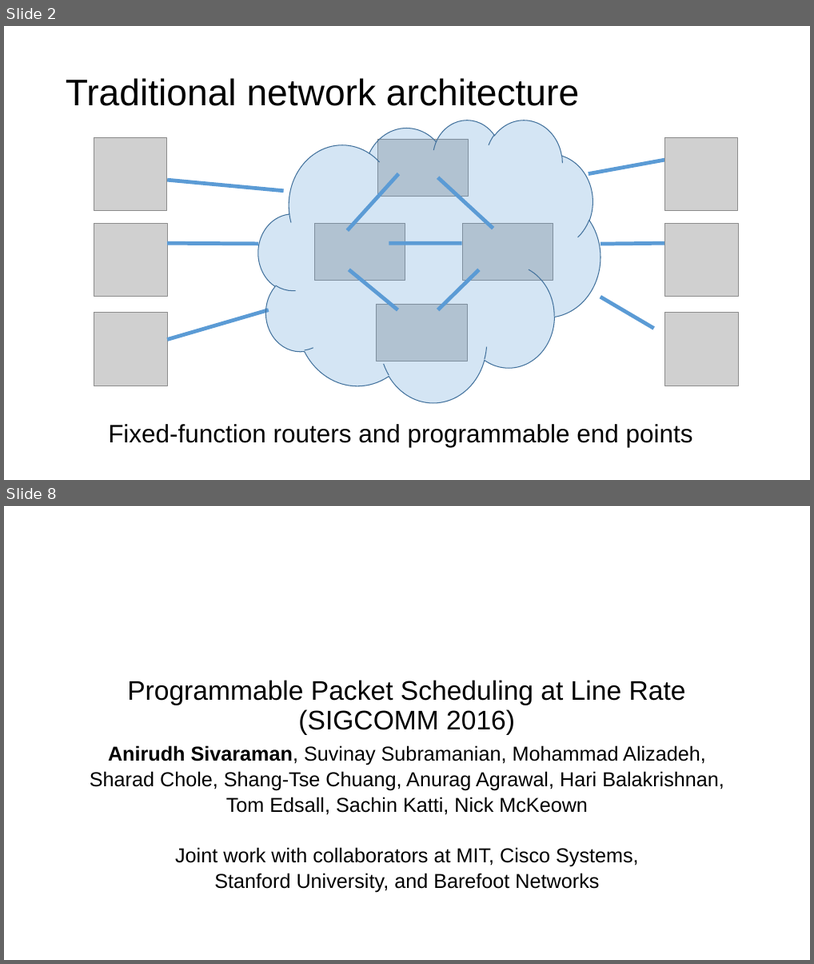
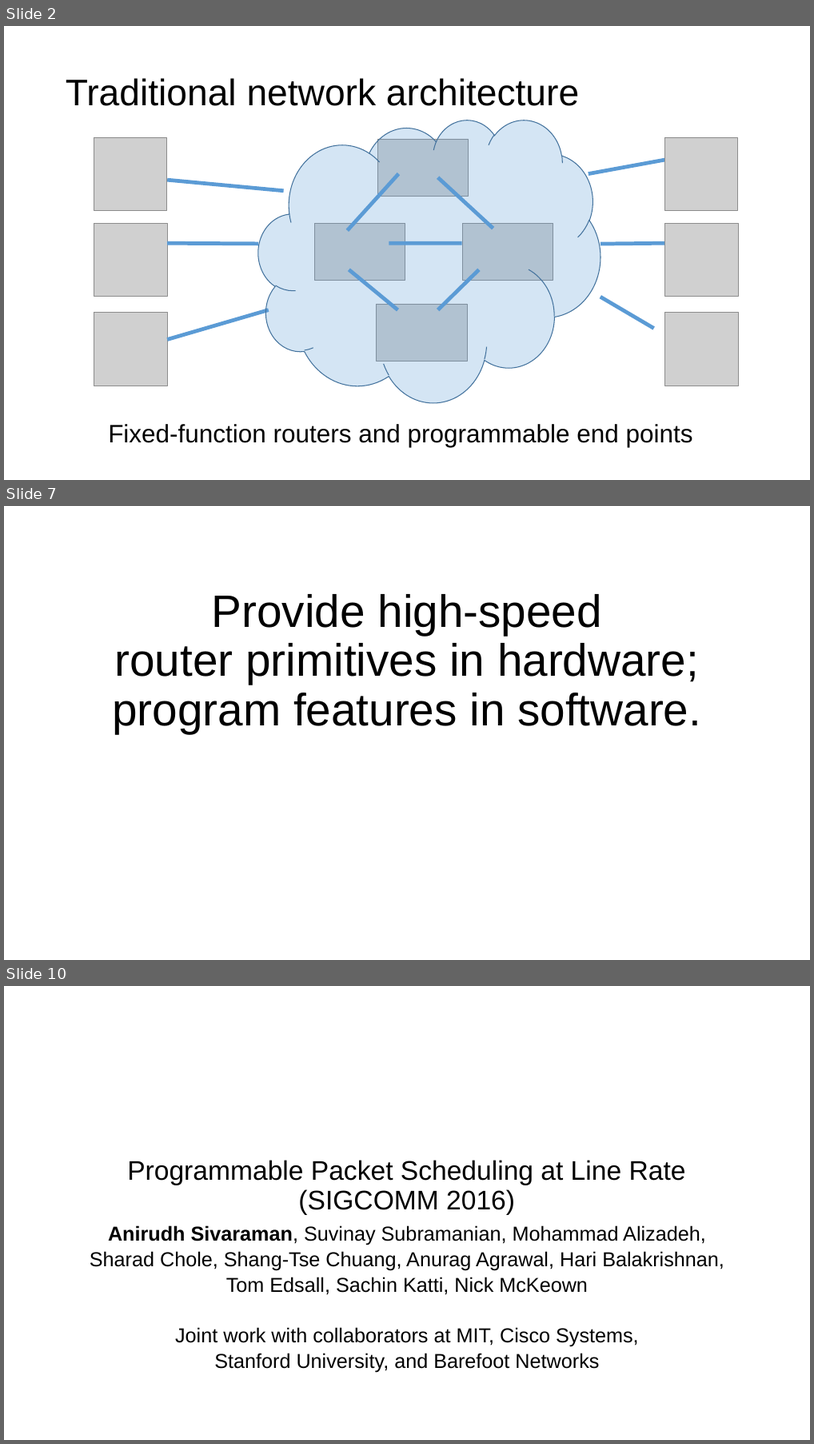
Before and after one commit to anirudhSK/pifo-domino-marple-ppts, a slide deck: combined_domino_pifo.pptx. Shown one above the other, each under a label of ours: slides 2 and 8 before the commit, slides 2, 7 and 10 after it; the slides between them are not shown. The pictures are 814x964 and 814x1444 pixels, drawn with LibreOffice and Linux fonts; fonts in the diff are those of the drawing; grey boxes stand for pictures. Boxes give left, top, right and bottom in pixels: in the first picture for what was removed or moved away, otherwise in the second. Text is boxed around its words. In the diff, an @@ line names an element or a change of style, - is before the commit and + after.

```diff
--- a/combined_domino_pifo.pptx
+++ b/combined_domino_pifo.pptx
@@ slide 7 added at [4, 506, 810, 960], background #FFFFFF @@
@@ title added at [112, 594, 702, 733], 54 pt, text #000000 @@
+Provide high-speed
+router primitives in hardware; program features in software.
@@ what was slide 8 is now slide 10 @@
```
Also in this commit, not shown: 13 slides changed, 1 other slide added, 1 other file.
